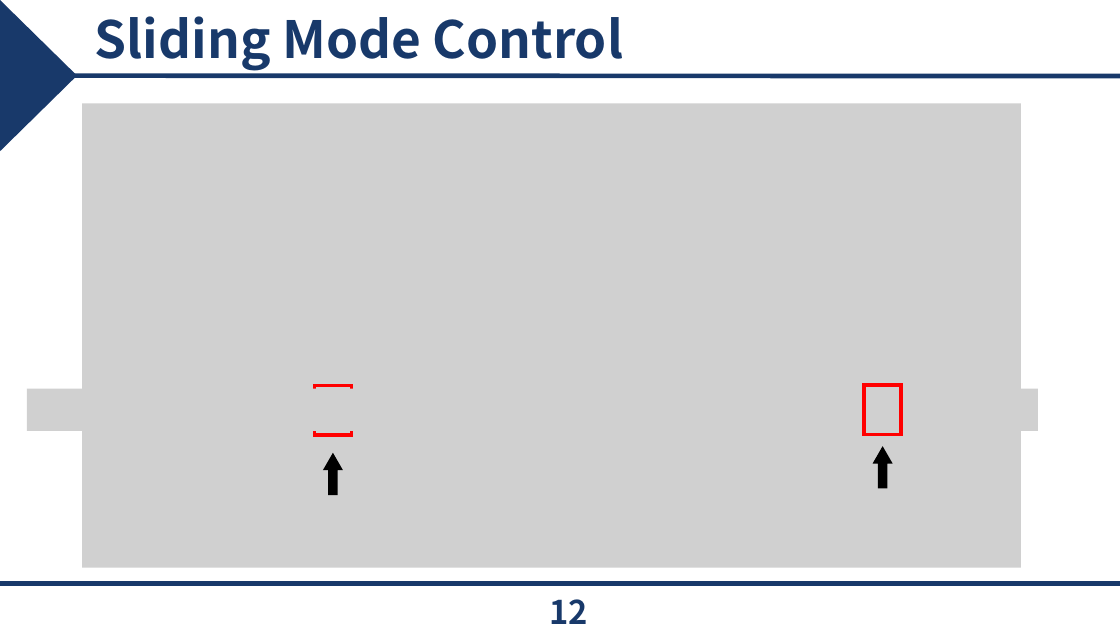
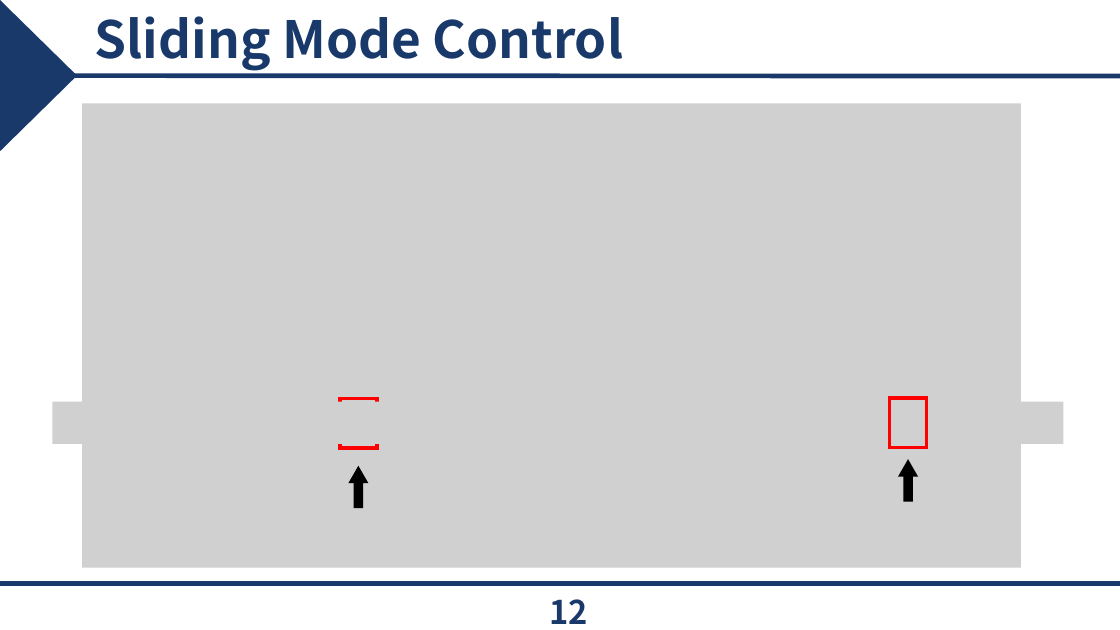
Before and after one commit to epoxx-arch/Torque_vectoringthesis, a slide deck: slide 12 of 졸업 논문/JCCI 발표.pptx. Drawn at 1120x630 pixels with LibreOffice and Linux fonts; fonts in the diff are those of the drawing; grey boxes stand for pictures; background and template pictures are left out. Boxes give left, top, right and bottom in pixels: in the first picture for what was removed or moved away, otherwise in the second. Text is boxed around its words. In the diff, an @@ line names an element or a change of style, - is before the commit and + after.

```diff
--- a/졸업 논문/JCCI 발표.pptx
+++ b/졸업 논문/JCCI 발표.pptx
@@ 3 pictures, 2 up arrows, 2 rectangles: place and size @@
-3 pictures, 2 up arrows, 2 rectangles at (27, 385, 1038, 541)
+3 pictures, 2 up arrows, 2 rectangles at (52, 398, 1064, 554)
```
Also in this commit, not shown: 6 other slides changed, 1 slide added, 1 slide removed, 2 other files.
